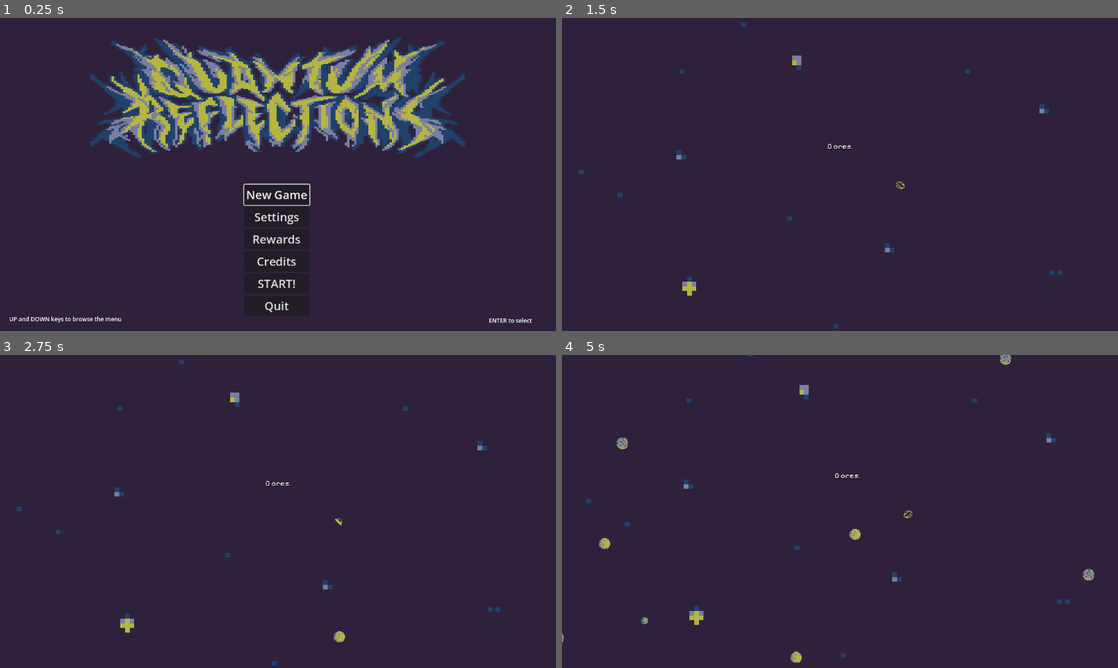
Above: before the commit, frames 1-4 (two rows, left to right).
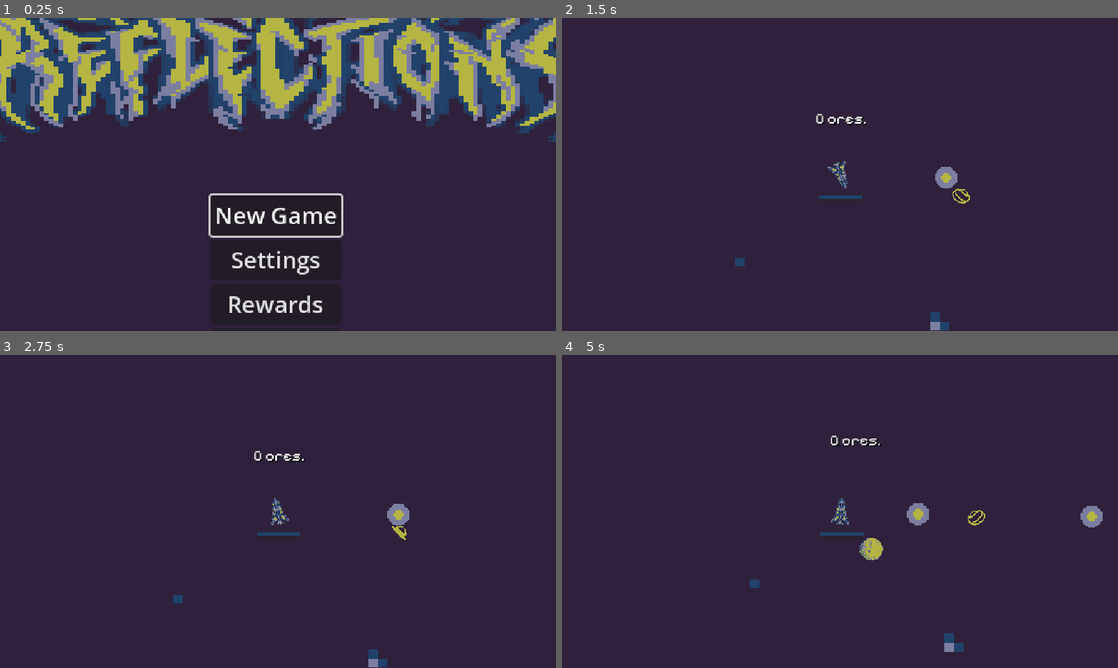
Above: after the commit, the same moments.

Repository: iparosds/Quantum-Reflections
Game: Godot game, scene res://scenes/menu.tscn
The game is run twice, just before and just after one commit, with the same random seed, the same clock (stepped at 60 frames per second) and the same inputs.
Inputs (mouse positions are in pixels of both pictures, inside the frame that each line leads up to):
- Up to frame 1 (0.25 s): no input
- Up to frame 2 (1.5 s): click "New Game" at 0.5 s; tap Enter (enter) at 1.25, 1.35 s; move the mouse to (962, 158) at 1.27 s; hold Right (move_right) from 1.28 s (still down)
- Up to frame 3 (2.75 s): move the mouse to (166, 527) at 2.02 s; release Right (move_right) at 2.03 s; hold Escape (back) from 2.03 s (still down); tap Enter (enter) at 2.1 s
- Up to frame 4 (5 s): move the mouse to (895, 442) at 2.77 s; release Escape (back) at 2.78 s; hold Right (move_right) 2.78-3.53 s; tap Enter (enter) at 2.85, 3.6, 4.35 s; move the mouse to (812, 574) at 3.52 s; hold Up (move_up) 3.53-4.28 s; move the mouse to (1006, 558) at 4.27 s; hold A (move_left) from 4.28 s (still down)

The runs differ from the first frame. In frame 1, 35% of the frame differs, in the area x 0-100%, y 0-98%; in frame 2, 1.3%; in frame 3, 1.3%; in frame 4, 2.1%.

Commit message:
ajustando o zoom

Diff:
--- a/project.godot
+++ b/project.godot
@@ -21,6 +21,7 @@
 window/size/initial_position_type=0
 window/subwindows/embed_subwindows=false
 window/stretch/mode="viewport"
+window/stretch/scale=2.0
 
 [input]
 
--- a/scenes/game.tscn
+++ b/scenes/game.tscn
@@ -9,9 +9,9 @@
 
 [sub_resource type="Curve2D" id="Curve2D_q82x3"]
 _data = {
-"points": PackedVector2Array(0, 0, 0, 0, -722, -528, 0, 0, 0, 0, 674, -510, 0, 0, 0, 0, 684, 412, 0, 0, 0, 0, -732, 420, 0, 0, 0, 0, -726, -498, 0, 0, 0, 0, -722, -528)
+"points": PackedVector2Array(0, 0, 0, 0, -657, -396, 0, 0, 0, 0, 643, -392, 0, 0, 0, 0, 635, 390, 0, 0, 0, 0, -657, 384, 0, 0, 0, 0, -657, -396)
 }
-point_count = 6
+point_count = 5
 
 [sub_resource type="TileSetAtlasSource" id="TileSetAtlasSource_dvhfc"]
 texture = ExtResource("5_sceap")
@@ -44,7 +44,6 @@
 
 [node name="Player" parent="." instance=ExtResource("2_yxpby")]
 unique_name_in_owner = true
-visible = false
 position = Vector2(1, 0)
 
 [node name="Path2D" type="Path2D" parent="Player"]
@@ -52,8 +51,8 @@
 
 [node name="PathFollow2D" type="PathFollow2D" parent="Player/Path2D"]
 unique_name_in_owner = true
-position = Vector2(-722, -528)
-rotation = 0.0128933
+position = Vector2(-657, -396)
+rotation = 0.00307691
 
 [node name="Camera2D2" type="Camera2D" parent="Player"]
 limit_smoothed = true
